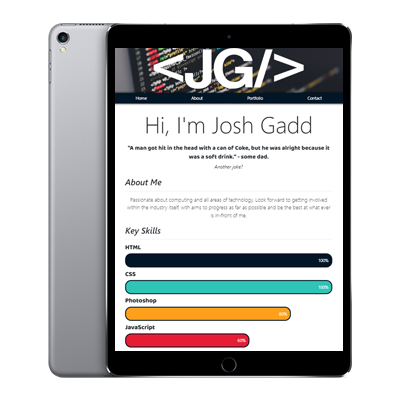
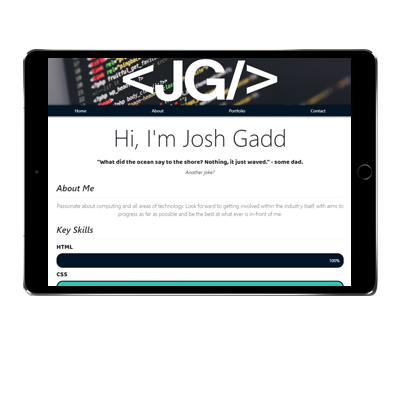
Two versions of the same layered image (400x400). Layer-by-layer changes:
painted on "apple_ipad_pro_105-inch_2017_4g_gry" over [left=23, top=23, right=378, bottom=378]
added layer "Layer 5" above "Layer 3" over [left=42, top=56, right=358, bottom=293]
hid "Layer 3" over [left=113, top=45, right=344, bottom=352]
hid "Layer 2" over [left=114, top=45, right=345, bottom=355]
